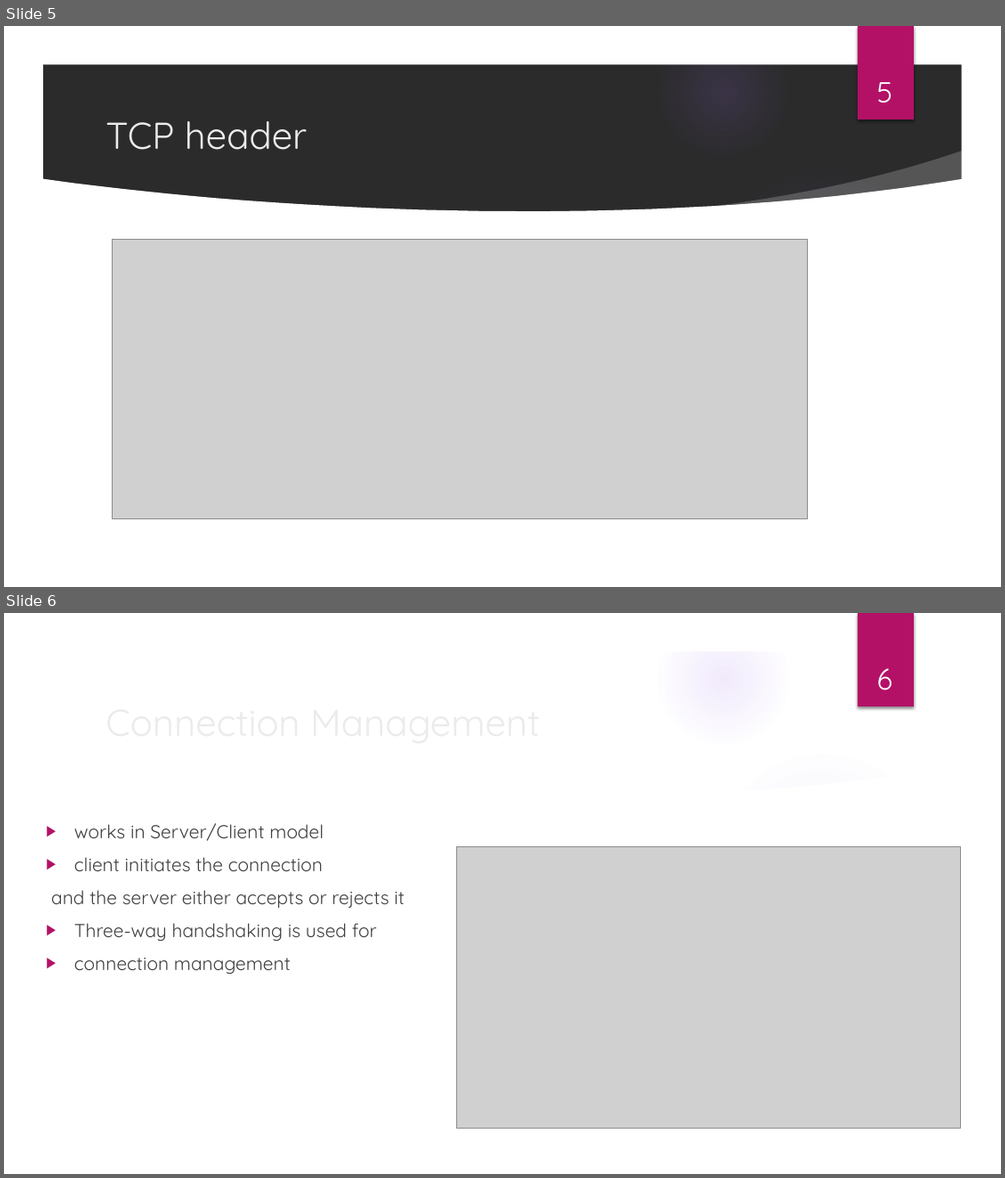
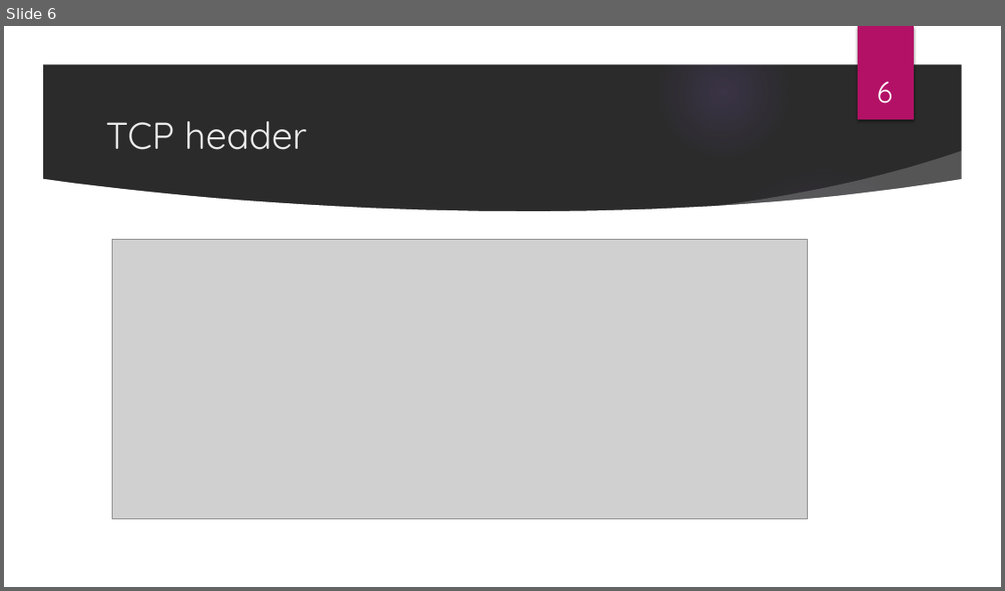
Before and after one commit to aruna02/tcp_presentation, a slide deck: Transmission Control Protocol.pptx. Shown one above the other, each under a label of ours: slides 5 and 6 before the commit, slide 6 after it. The pictures are 1005x1178 and 1005x591 pixels, drawn with LibreOffice and Linux fonts; fonts in the diff are those of the drawing; grey boxes stand for pictures; background and template pictures are left out; a plain dark background stands for a picture behind light text. Boxes give left, top, right and bottom in pixels: in the first picture for what was removed or moved away, otherwise in the second. Text is boxed around its words. In the diff, an @@ line names an element or a change of style, - is before the commit and + after.

```diff
--- a/Transmission Control Protocol.pptx
+++ b/Transmission Control Protocol.pptx
@@ slide 6 removed at [4, 613, 1001, 1174], background picture (left out); not listed: 9 template elements that a slide beside it also shows @@
@@ title removed at [98, 692, 815, 750] @@
-Connection Management
@@ page number removed at [877, 668, 893, 690] @@
-6
@@ text removed at [51, 823, 404, 973] @@
-▶ works in Server/Client model
-▶ client initiates the connection
-and the server either accepts or rejects it
-▶ Three-way handshaking is used for
-▶ connection management
@@ picture removed at [456, 846, 961, 1128] @@
@@ what was slide 5 is now slide 6 @@
@@ page number at [877, 81, 893, 103]: text changed @@
-5
+6
```
Also in this commit, not shown: 4 slides changed, 7 slides added.
